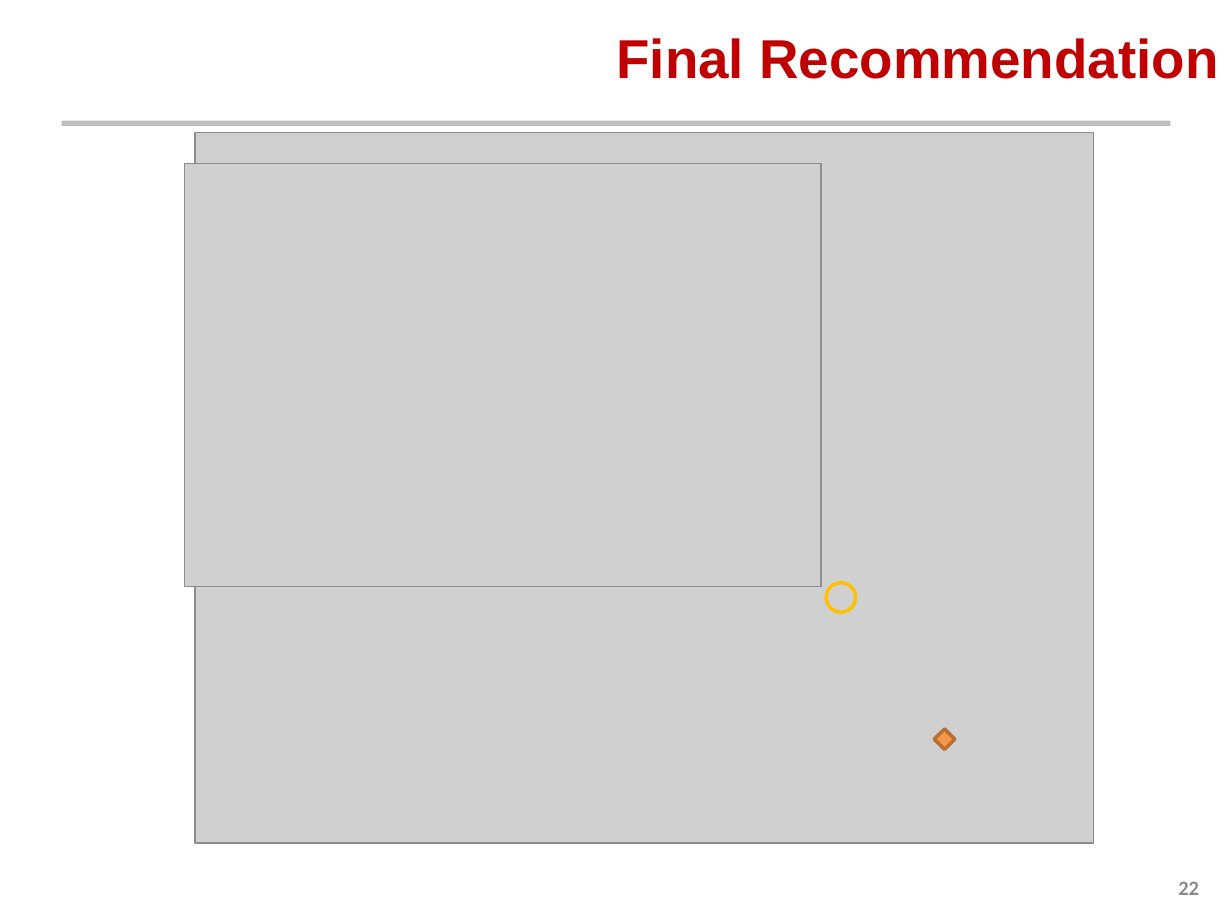
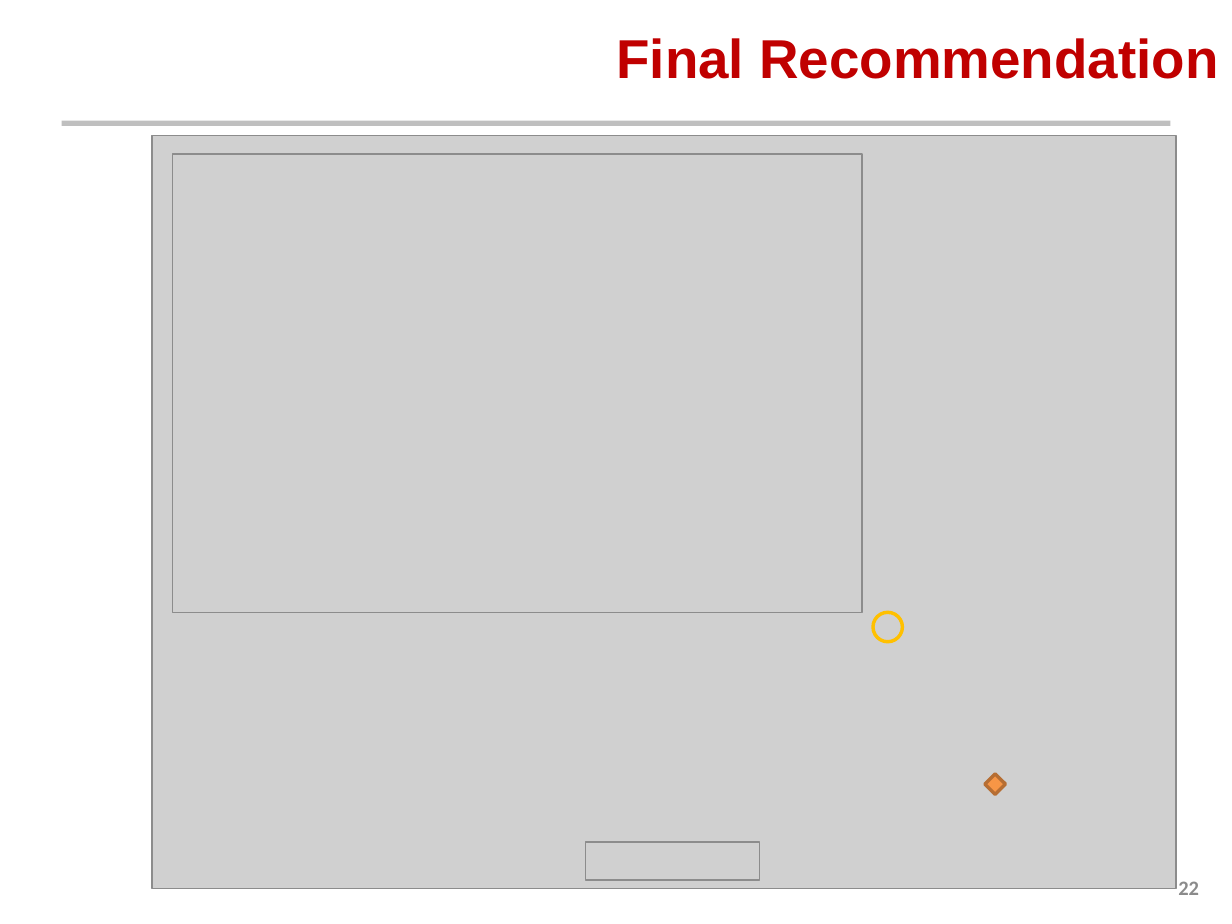
Before and after one commit to AeroSigma/Mars2040, a slide deck: slide 22 of MSDO/Assignment5/Mars 2040 Optimization Presentation.pptx. Drawn at 1232x924 pixels with LibreOffice and Linux fonts; fonts in the diff are those of the drawing; grey boxes stand for pictures; background and template pictures are left out. Boxes give left, top, right and bottom in pixels: in the first picture for what was removed or moved away, otherwise in the second. Text is boxed around its words. In the diff, an @@ line names an element or a change of style, - is before the commit and + after.

```diff
--- a/MSDO/Assignment5/Mars 2040 Optimization Presentation.pptx
+++ b/MSDO/Assignment5/Mars 2040 Optimization Presentation.pptx
@@ picture: place and size @@
-picture at (195, 132, 1093, 843)
+picture at (152, 136, 1175, 888)
@@ picture: place and size @@
-picture at (185, 164, 821, 586)
+picture at (172, 154, 862, 612)
@@ ellipse: place and size @@
-ellipse at (827, 583, 856, 612)
+ellipse at (873, 612, 903, 642)
@@ diamond: place and size @@
-diamond at (934, 729, 955, 750)
+diamond at (984, 774, 1005, 795)
@@ picture added at (585, 841, 760, 880) @@
```
Also in this commit, not shown: 4 other slides changed, 6 other files.
